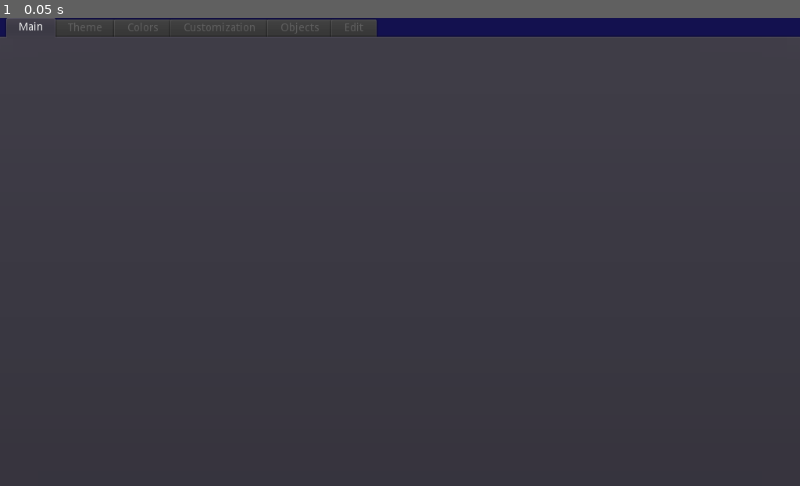
Above: before the commit, frame 1.
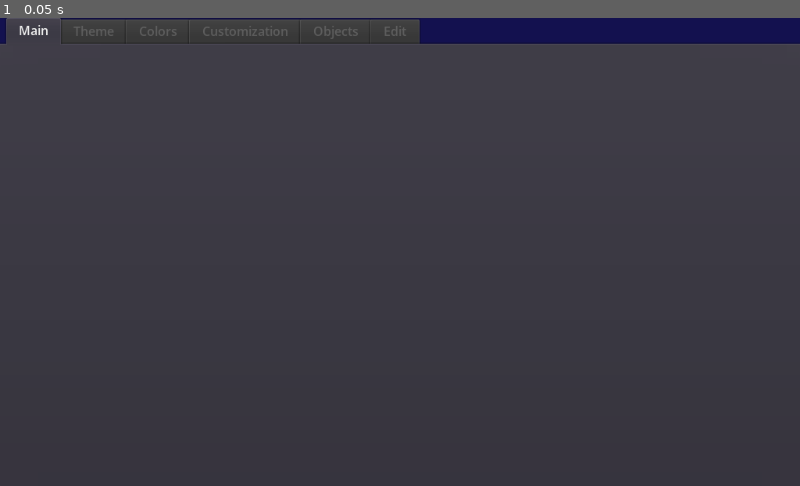
Above: after the commit, the same moment.

Repository: KoBeWi/Hedgewars-Theme-Editor-3
Game: Godot game, scene res://ThemeEditor.tscn
Same seed, same stepped clock (60 frames per second), same inputs: the game is played once before the commit and once after it. The engine's default icon, where the game draws it, is replaced by a stand-in: a white triangle on a blue panel in a dark square.
Inputs:
- Up to frame 1 (0.05 s): no input

The runs differ from the first frame. In frame 1, 1.3% of the frame differs, in the area x 0-100%, y 0-6%.

Commit message:
New font and player icons

Diff:
--- /dev/null
+++ b/Font/DefaultFont.tres
@@ -0,0 +1,13 @@
+[gd_resource type="DynamicFont" load_steps=2 format=2]
+
+[ext_resource path="res://Font/OpenSans-Semibold.ttf" type="DynamicFontData" id=1]
+
+[resource]
+
+size = 16
+outline_size = 0
+outline_color = Color( 1, 1, 1, 1 )
+use_mipmaps = false
+use_filter = false
+font_data = ExtResource( 1 )
+_sections_unfolded = [ "Font" ]
--- a/Tabs/Theme.tscn
+++ b/Tabs/Theme.tscn
@@ -1,7 +1,9 @@
-[gd_scene load_steps=3 format=2]
+[gd_scene load_steps=5 format=2]
 
 [ext_resource path="res://Scripts/TabTheme.gd" type="Script" id=1]
 [ext_resource path="res://icon.png" type="Texture" id=2]
+[ext_resource path="res://Images/Play.png" type="Texture" id=3]
+[ext_resource path="res://Images/Stop.png" type="Texture" id=4]
 
 [node name="Theme" type="VBoxContainer"]
 anchor_left = 0.0
@@ -43,8 +45,8 @@
 anchor_top = 0.0
 anchor_right = 0.0
 anchor_bottom = 0.0
-margin_left = 397.0
-margin_right = 462.0
+margin_left = 399.0
+margin_right = 464.0
 margin_bottom = 128.0
 rect_min_size = Vector2( 65, 96 )
 rect_pivot_offset = Vector2( 0, 0 )
@@ -63,8 +65,8 @@
 anchor_top = 0.0
 anchor_right = 0.0
 anchor_bottom = 0.0
-margin_left = 466.0
-margin_right = 531.0
+margin_left = 468.0
+margin_right = 533.0
 margin_bottom = 128.0
 rect_min_size = Vector2( 65, 96 )
 rect_pivot_offset = Vector2( 0, 0 )
@@ -83,9 +85,9 @@
 anchor_top = 0.0
 anchor_right = 0.0
 anchor_bottom = 0.0
-margin_left = 535.0
+margin_left = 537.0
 margin_top = 16.0
-margin_right = 619.0
+margin_right = 616.0
 margin_bottom = 112.0
 rect_min_size = Vector2( 0, 96 )
 rect_pivot_offset = Vector2( 0, 0 )
@@ -123,7 +125,7 @@
 anchor_bottom = 0.0
 margin_top = 140.0
 margin_right = 1016.0
-margin_bottom = 160.0
+margin_bottom = 170.0
 rect_pivot_offset = Vector2( 0, 0 )
 rect_clip_content = false
 mouse_filter = 1
@@ -137,10 +139,10 @@
 anchor_top = 0.0
 anchor_right = 0.0
 anchor_bottom = 0.0
-margin_left = 411.0
-margin_top = 3.0
-margin_right = 449.0
-margin_bottom = 17.0
+margin_left = 427.0
+margin_top = 6.0
+margin_right = 463.0
+margin_bottom = 24.0
 rect_pivot_offset = Vector2( 0, 0 )
 rect_clip_content = false
 mouse_filter = 2
@@ -157,9 +159,9 @@
 anchor_top = 0.0
 anchor_right = 0.0
 anchor_bottom = 0.0
-margin_left = 453.0
-margin_right = 556.0
-margin_bottom = 20.0
+margin_left = 467.0
+margin_right = 508.0
+margin_bottom = 30.0
 rect_pivot_offset = Vector2( 0, 0 )
 rect_clip_content = false
 focus_mode = 2
@@ -172,7 +174,6 @@
 enabled_focus_mode = 2
 shortcut = null
 group = null
-text = "Music list"
 flat = false
 align = 0
 items = [  ]
@@ -183,9 +184,9 @@
 anchor_top = 0.0
 anchor_right = 0.0
 anchor_bottom = 0.0
-margin_left = 560.0
-margin_right = 580.0
-margin_bottom = 20.0
+margin_left = 512.0
+margin_right = 548.0
+margin_bottom = 30.0
 rect_pivot_offset = Vector2( 0, 0 )
 rect_clip_content = false
 focus_mode = 2
@@ -197,7 +198,7 @@
 enabled_focus_mode = 2
 shortcut = null
 group = null
-text = ">"
+icon = ExtResource( 3 )
 flat = false
 align = 1
 
@@ -206,9 +207,9 @@
 anchor_top = 0.0
 anchor_right = 0.0
 anchor_bottom = 0.0
-margin_left = 584.0
-margin_right = 604.0
-margin_bottom = 20.0
+margin_left = 552.0
+margin_right = 588.0
+margin_bottom = 30.0
 rect_pivot_offset = Vector2( 0, 0 )
 rect_clip_content = false
 focus_mode = 2
@@ -220,7 +221,7 @@
 enabled_focus_mode = 2
 shortcut = null
 group = null
-text = "[]"
+icon = ExtResource( 4 )
 flat = false
 align = 1
 
--- a/ThemeEditor.tscn
+++ b/ThemeEditor.tscn
@@ -21,9 +21,11 @@
 script = ExtResource( 1 )
 
 [node name="Main" parent="." instance=ExtResource( 2 )]
+margin_top = 41.0
 
 [node name="Theme" parent="." instance=ExtResource( 3 )]
 visible = false
+margin_top = 41.0
 
 [node name="Colors" type="Control" parent="."]
 visible = false
@@ -32,7 +34,7 @@
 anchor_right = 1.0
 anchor_bottom = 1.0
 margin_left = 4.0
-margin_top = 32.0
+margin_top = 41.0
 margin_right = -4.0
 margin_bottom = -4.0
 rect_pivot_offset = Vector2( 0, 0 )
@@ -49,7 +51,7 @@
 anchor_right = 1.0
 anchor_bottom = 1.0
 margin_left = 4.0
-margin_top = 32.0
+margin_top = 41.0
 margin_right = -4.0
 margin_bottom = -4.0
 rect_pivot_offset = Vector2( 0, 0 )
@@ -66,7 +68,7 @@
 anchor_right = 1.0
 anchor_bottom = 1.0
 margin_left = 4.0
-margin_top = 32.0
+margin_top = 41.0
 margin_right = -4.0
 margin_bottom = -4.0
 rect_pivot_offset = Vector2( 0, 0 )
@@ -83,7 +85,7 @@
 anchor_right = 1.0
 anchor_bottom = 1.0
 margin_left = 4.0
-margin_top = 32.0
+margin_top = 41.0
 margin_right = -4.0
 margin_bottom = -4.0
 rect_pivot_offset = Vector2( 0, 0 )
--- a/project.godot
+++ b/project.godot
@@ -28,6 +28,10 @@
 
 window/dpi/allow_hidpi=true
 
+[gui]
+
+theme/custom_font="res://Font/DefaultFont.tres"
+
 [rendering]
 
 environment/default_clear_color=Color( 0.0784314, 0.0705882, 0.313726, 1 )
Not shown, added: Font/Apache License.txt
Binary file added: Font/OpenSans-Semibold.ttf
Binary file added: Images/Play.png
Not shown, added: Images/Play.png.import
Binary file added: Images/Stop.png
Not shown, added: Images/Stop.png.import
